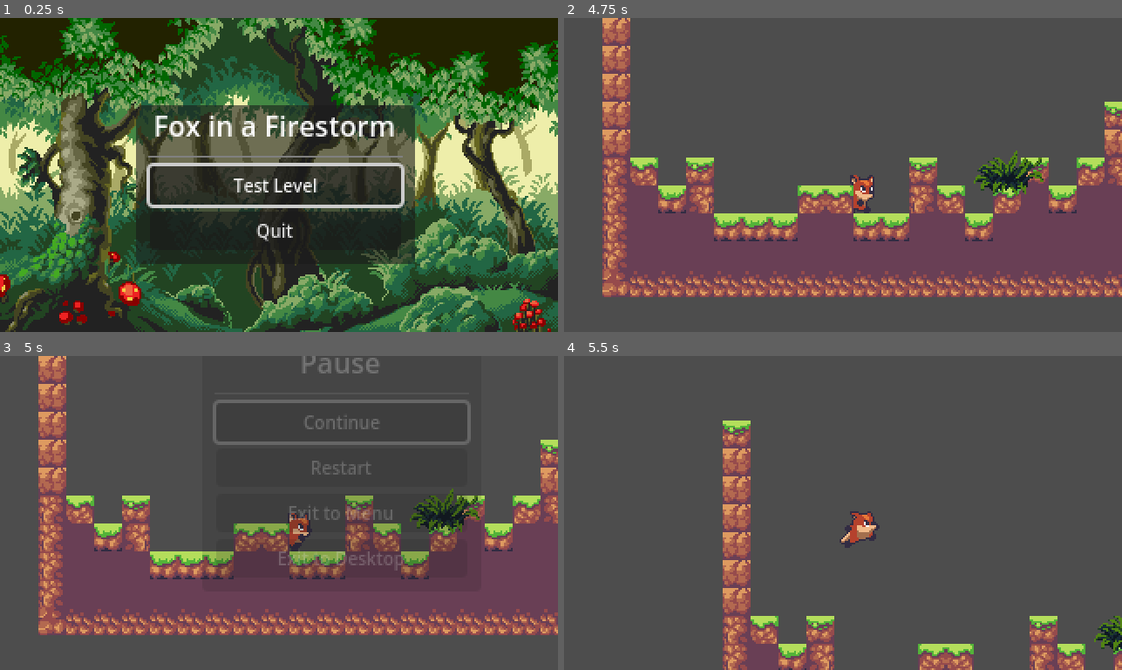
Above: before the commit, frames 1-4 (two rows, left to right).
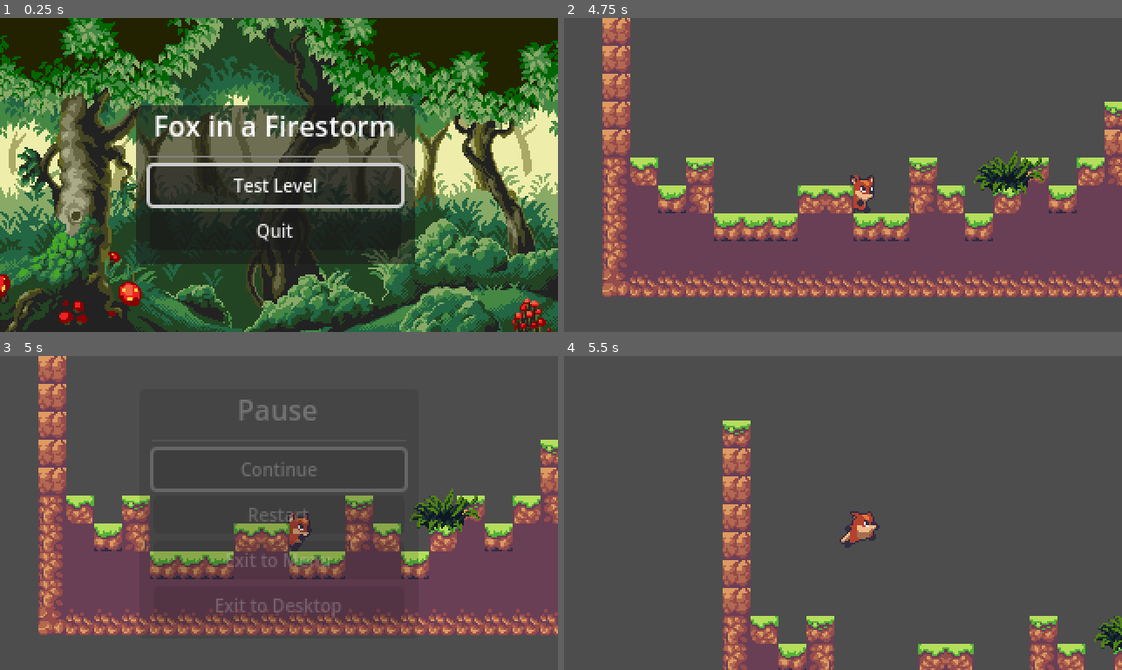
Above: after the commit, the same moments.

Repository: JP-Dhabolt/fox-in-a-firestorm
Game: Godot game, scene res://scenes/levels/Main.tscn
Same seed, same stepped clock (60 frames per second), same inputs: the game is played once before the commit and once after it.
Inputs (mouse positions are in pixels of both pictures, inside the frame that each line leads up to):
- Up to frame 1 (0.25 s): no input
- Up to frame 2 (4.75 s): click "Test Level" at 0.5 s; tap Enter at 1.25 s; move the mouse to (965, 159) at 1.27 s; hold D (move_right) 1.28-2 s; hold Shift 1.28-2 s; click (965, 159) at 1.42 s; tap Space (jump) at 1.52 s; drag from (731, 190) to (1021, 203) at 2.02 s; move the mouse to (898, 105) at 2.77 s; hold D (move_right) 2.78-3.5 s; tap Ctrl at 2.85 s; drag from (815, 237) to (675, 127) at 3.52 s; move the mouse to (1010, 222) at 4.27 s; hold A (move_left) from 4.28 s (still down); tap Alt at 4.35 s
- Up to frame 3 (5 s): keep holding A (move_left); tap Escape (ui_cancel) at 4.9 s
- Up to frame 4 (5.5 s): release A (move_left) at 5 s; click "Restart" at 5 s

Frames 1-2 are identical in both runs. In frame 3, 7.0% of the frame differs, in the area x 25-87%, y 0-89%; in frame 4, nothing differs.
Error in both runs: Invalid assignment of property or key 'paused' with value of type 'bool' on a base object of type 'null instance'. (res://scenes/interface/MenuModal/MenuModal.…

Commit message:
Fix issue with MenuModal

Diff:
--- a/game/scenes/interface/MenuModal/MenuModal.gd
+++ b/game/scenes/interface/MenuModal/MenuModal.gd
@@ -14,6 +14,7 @@
 	desktop_exit_button.pressed.connect(get_tree().quit)
 
 func pause():
+	_center()
 	animation_player.play("Pause")
 	get_tree().paused = true
 	continue_button.grab_focus()
@@ -21,6 +22,21 @@
 func unpause():
 	animation_player.play("Unpause")
 	get_tree().paused = false
+
+func _center():
+	var screen_origin = _get_screen_origin()
+	var screen_rect = get_viewport_rect()
+	var rect = get_rect()
+	var x_offset = (screen_rect.size.x - rect.size.x) / 2
+	var y_offset = (screen_rect.size.y - rect.size.y) / 2
+	screen_origin.x += x_offset
+	screen_origin.y += y_offset
+	set_position(screen_origin)
+
+func _get_screen_origin() -> Vector2:
+	var transform: Transform2D = get_viewport_transform()
+	var transform_scale: Vector2 = transform.get_scale()
+	return -transform.origin / transform_scale
 
 func _unhandled_input(event: InputEvent) -> void:
 	if event.is_action_pressed("ui_cancel"):
